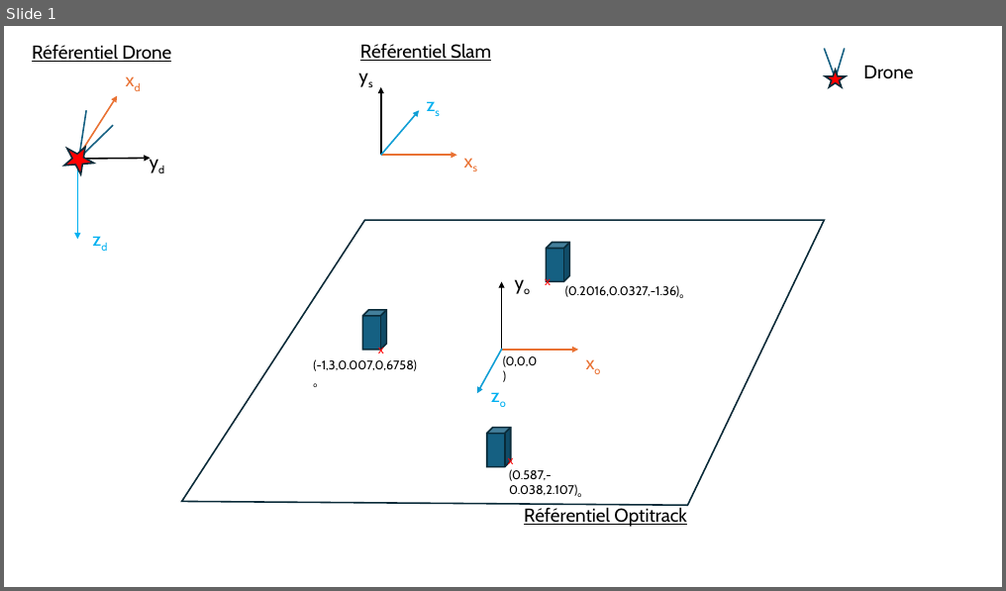
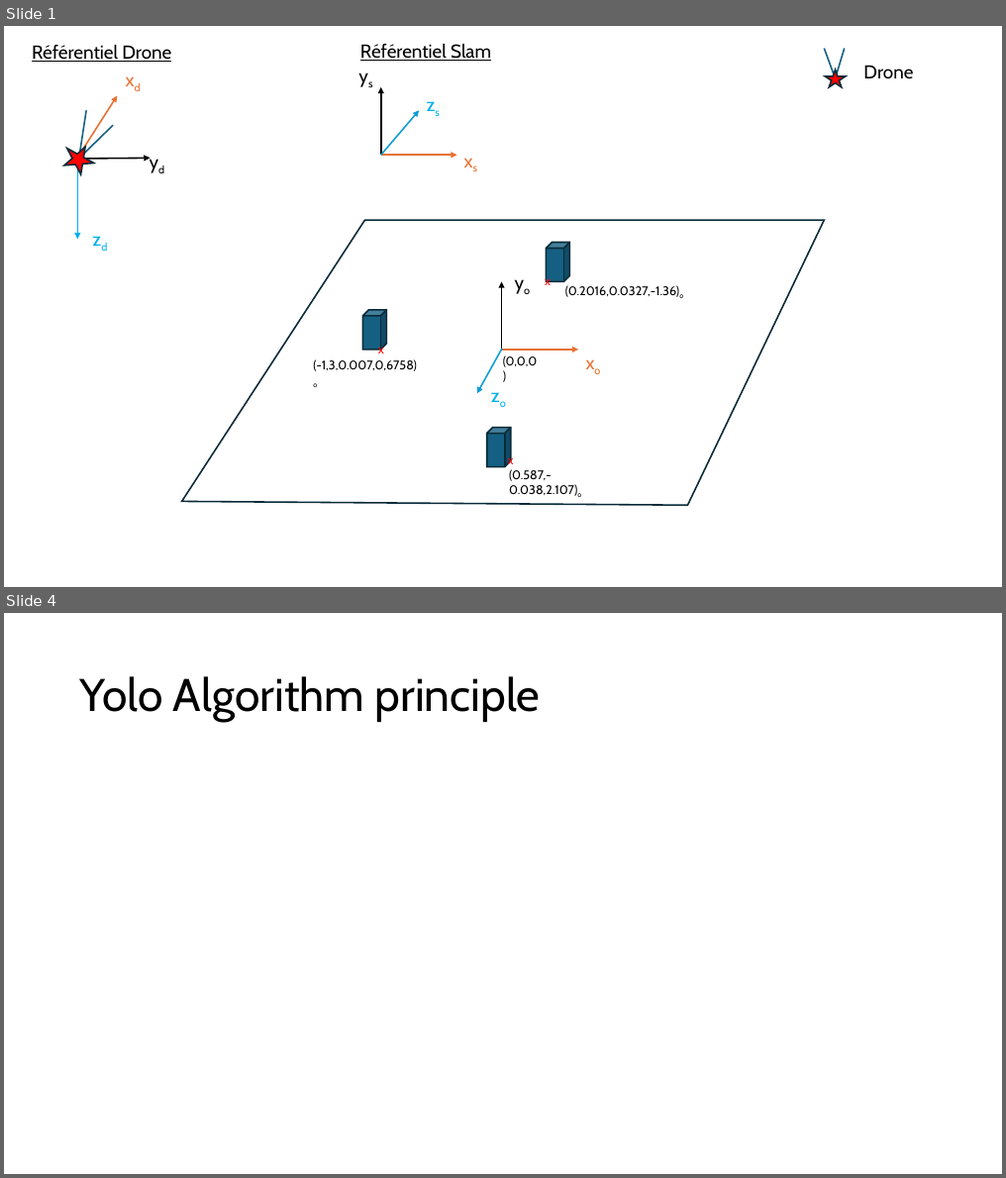
Before and after one commit to DroneSEN/Simulink_Tello_drone, a slide deck: Referentiel_Drone.pptx. Shown one above the other, each under a label of ours: slide 1 before the commit, slides 1 and 4 after it; the slides between them are not shown. The pictures are 1006x591 and 1006x1178 pixels, drawn with LibreOffice and Linux fonts; fonts in the diff are those of the drawing. Boxes give left, top, right and bottom in pixels: in the first picture for what was removed or moved away, otherwise in the second. Text is boxed around its words. In the diff, an @@ line names an element or a change of style, - is before the commit and + after.

```diff
--- a/Referentiel_Drone.pptx
+++ b/Referentiel_Drone.pptx
@@ slide 4 added at (4, 613, 1002, 1174), background #FFFFFF @@
@@ title added at (80, 676, 541, 722), 44 pt, text #000000 @@
+Yolo Algorithm principle
@@ slide 1 changed as well @@
@@ text removed at (524, 507, 687, 527) @@
-Référentiel Optitrack
```
Also in this commit, not shown: 8 other slides added, 9 slides removed.
